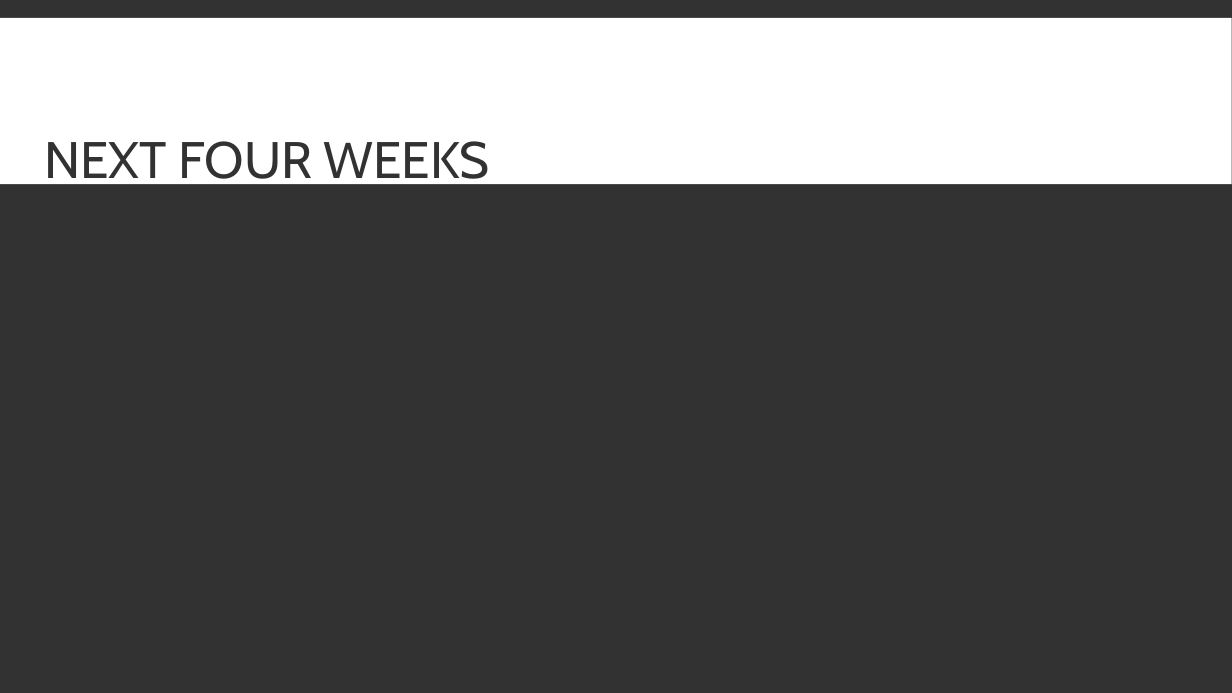
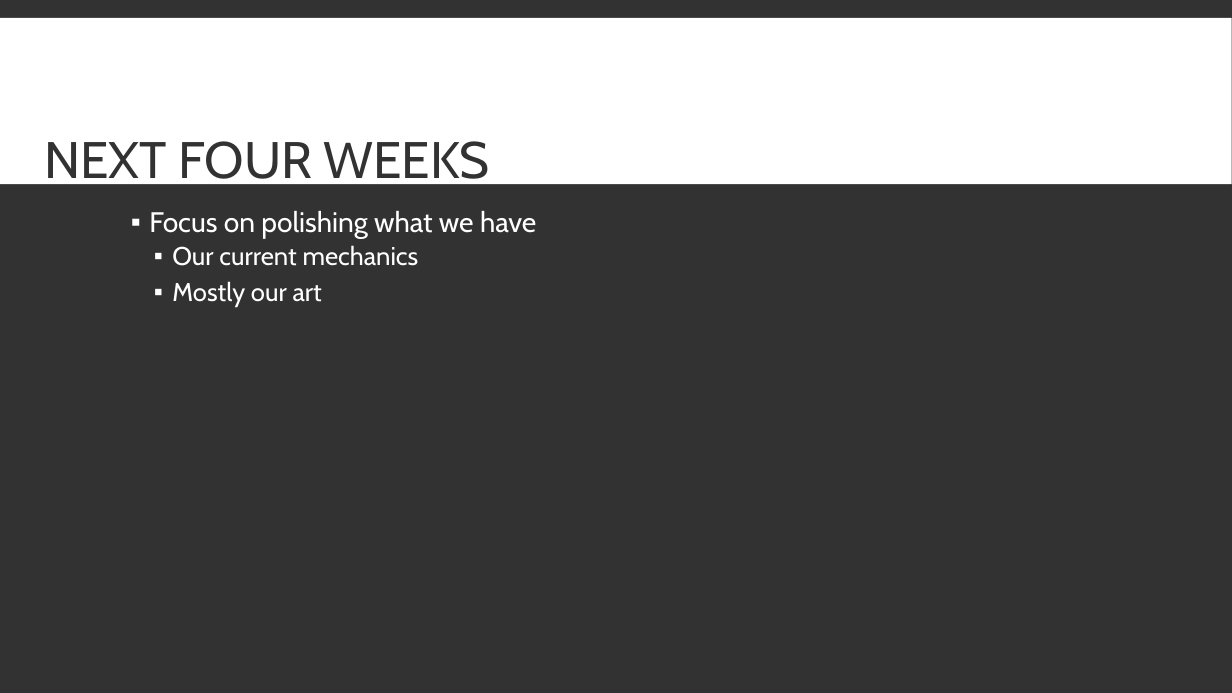
Before and after one commit to UoSGamesGroups/second-semester-s2-level-4-5-group-8, a slide deck: slide 11 of Presentations/Third Presentation.pptx. Drawn at 1232x693 pixels with LibreOffice and Linux fonts; fonts in the diff are those of the drawing. Boxes give left, top, right and bottom in pixels: in the first picture for what was removed or moved away, otherwise in the second. Text is boxed around its words. In the diff, an @@ line names an element or a change of style, - is before the commit and + after.

```diff
--- a/Presentations/Third Presentation.pptx
+++ b/Presentations/Third Presentation.pptx
@@ text added at box(149, 211, 536, 306), 20 pt, text #FFFFFF @@
+▪ Focus on polishing what we have
+  ▪ Our current mechanics
+  ▪ Mostly our art
```
Also in this commit, not shown: 2 other slides changed.
